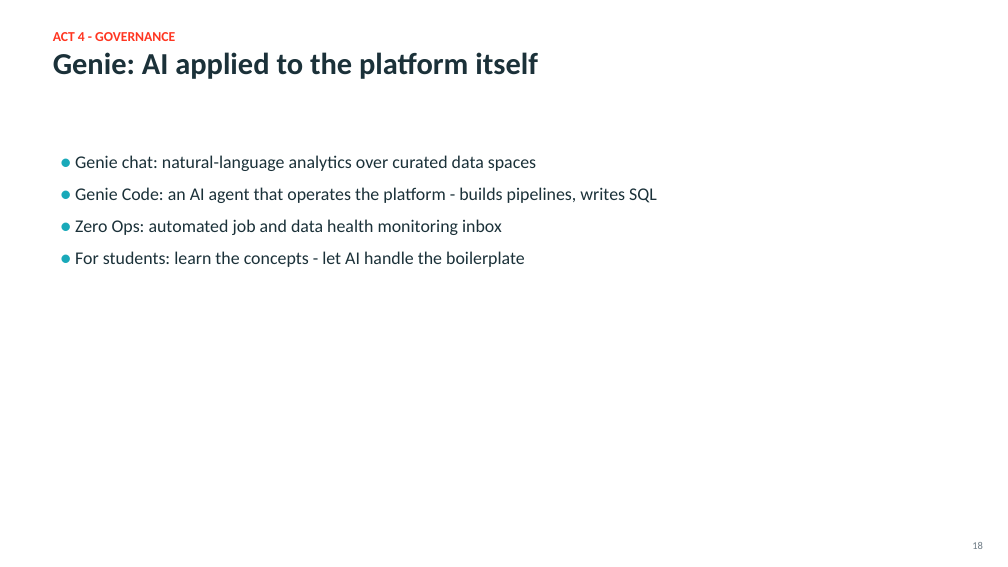
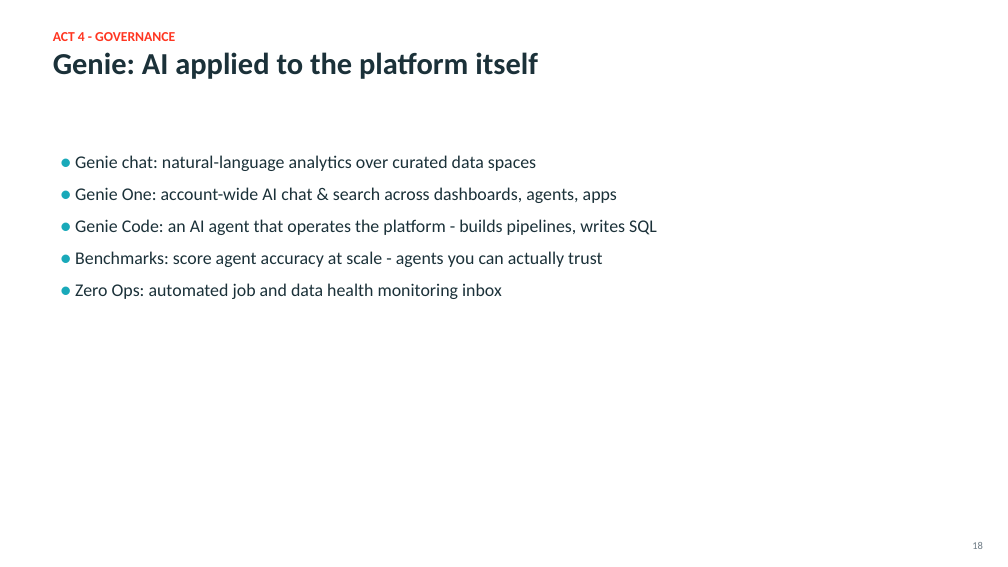
Before and after one commit to adranale/databricks_demo, a slide deck: slide 18 of AI_Through_Modern_Data_Platforms_Databricks.pptx. Drawn at 1008x567 pixels with LibreOffice and Linux fonts; fonts in the diff are those of the drawing. Boxes give left, top, right and bottom in pixels: in the first picture for what was removed or moved away, otherwise in the second. Text is boxed around its words. In the diff, an @@ line names an element or a change of style, - is before the commit and + after.

Commit message:
Add Agent Bricks, Genie Ontology, and 2026 AI-stack slides
- New slide: Agent Bricks (ai_extract / ai_classify / ai_parse_document + evaluations diagram)
- New slide: Genie Ontology (modeled vs learned knowledge, Genie One/Genie Code/MCP consumers)
- New slide: 2026 AI stack at a glance (Genie One, AI Search, benchmarks, MCP, Unity Gateway)
- Genie slide extended with Genie One + benchmarks; deck now 26 slides, 18 embedded images, neutral voice (verified)

```diff
--- a/AI_Through_Modern_Data_Platforms_Databricks.pptx
+++ b/AI_Through_Modern_Data_Platforms_Databricks.pptx
@@ text at [75, 187, 617, 203]: paragraph added @@
+● Genie One: account-wide AI chat & search across dashboards, agents, apps
@@ text at [75, 251, 602, 267]: paragraph added @@
+● Benchmarks: score agent accuracy at scale - agents you can actually trust
@@ text at [75, 251, 525, 267]: paragraph removed @@
-● For students: learn the concepts - let AI handle the boilerplate
```
Also in this commit, not shown: 5 other slides changed, 3 slides added.
